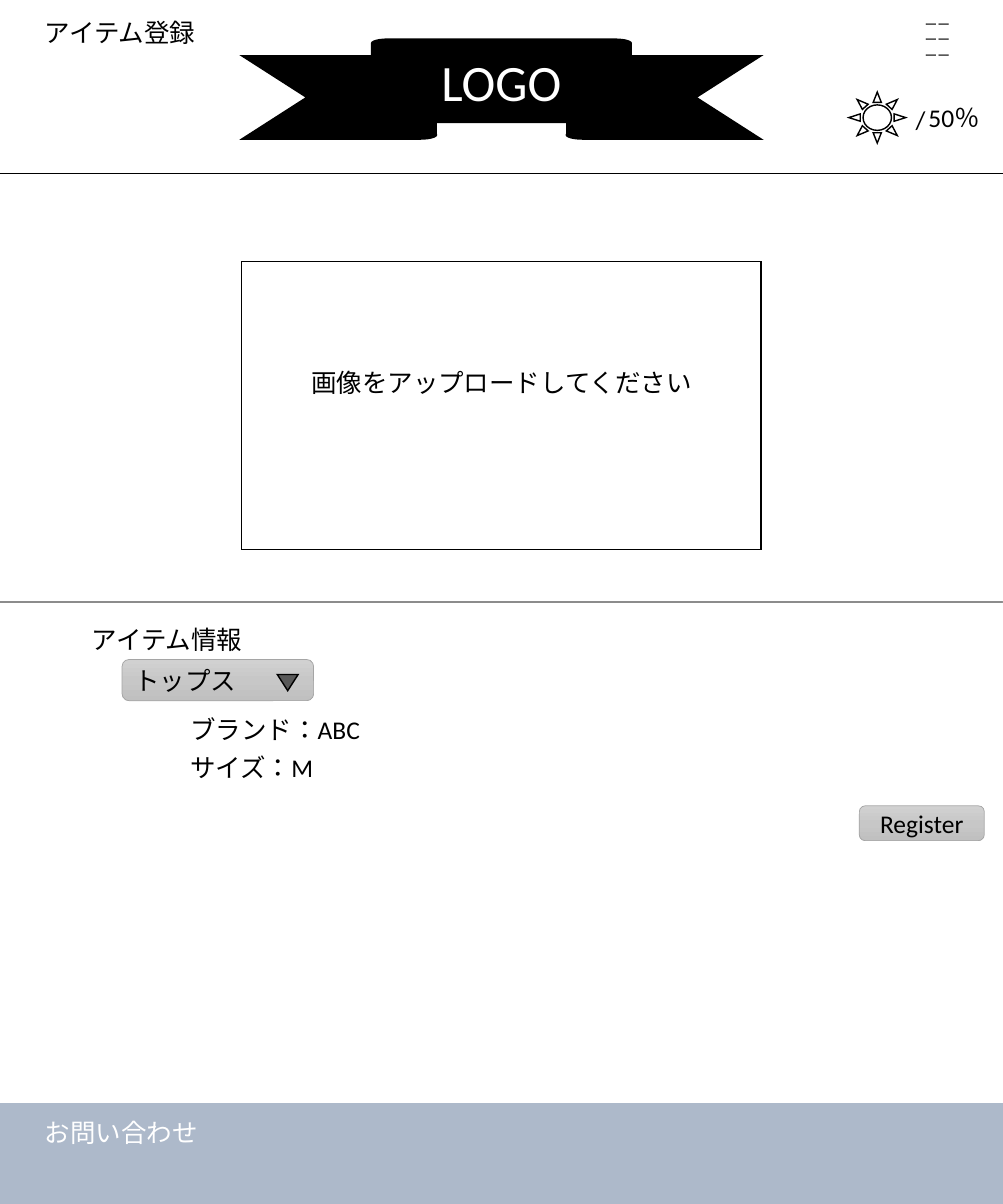
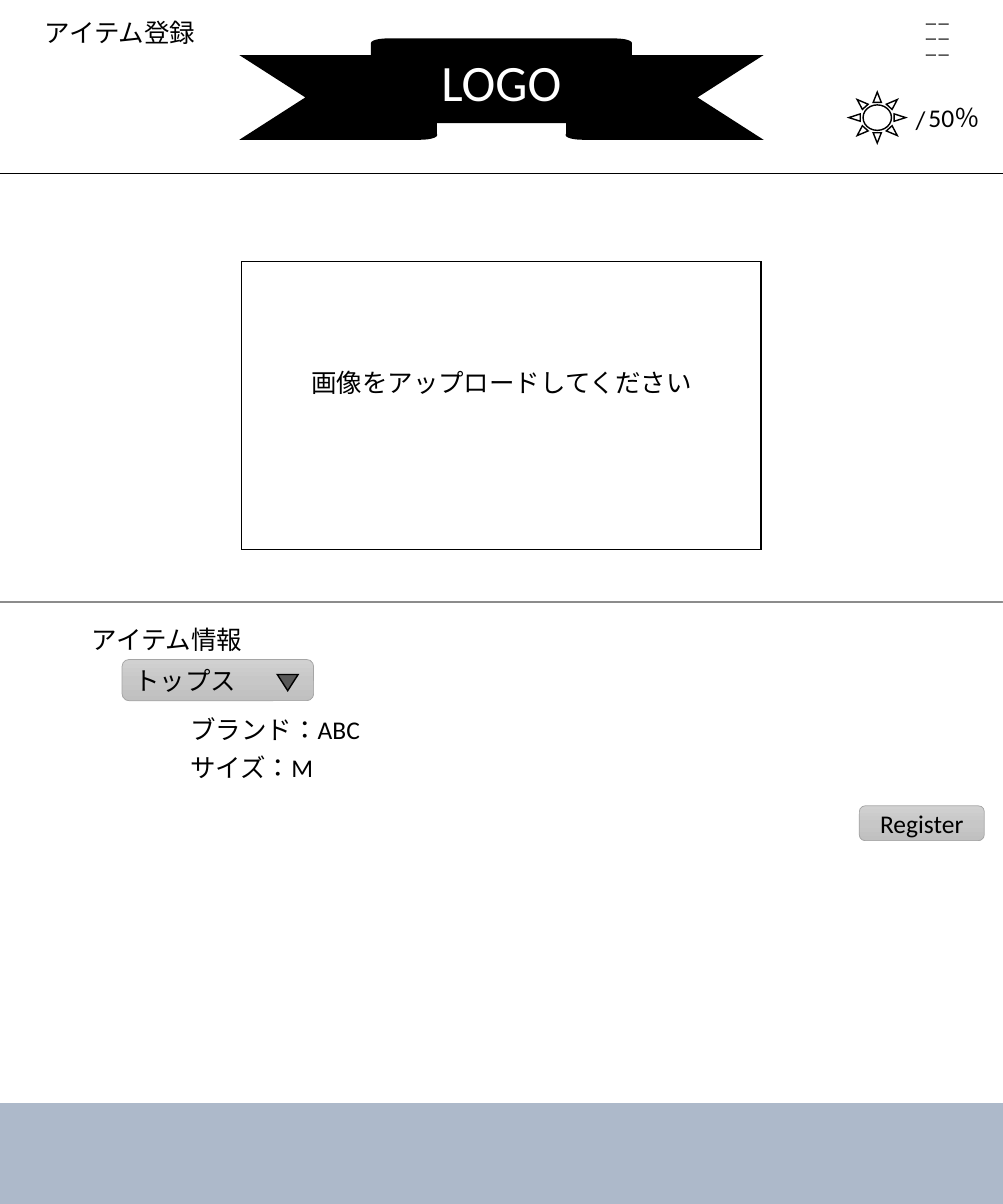
Before and after one commit to dojo2022/E-4, a slide deck: slide 8 of doc/デザイン.pptx (slide 7 before the commit). Drawn at 1003x1204 pixels with LibreOffice and Linux fonts; fonts in the diff are those of the drawing; grey boxes stand for pictures. Boxes give left, top, right and bottom in pixels: in the first picture for what was removed or moved away, otherwise in the second. Text is boxed around its words. In the diff, an @@ line names an element or a change of style, - is before the commit and + after.

```diff
--- a/doc/デザイン.pptx
+++ b/doc/デザイン.pptx
@@ text removed at (45,1121,198,1144) @@
-お問い合わせ
```
Also in this commit, not shown: 5 other slides changed, 1 slide added.
